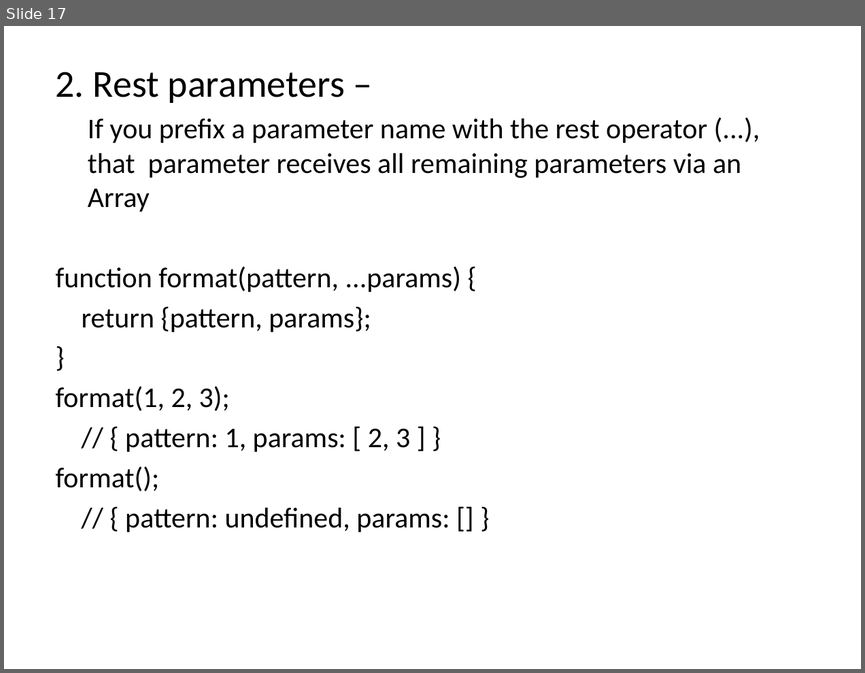
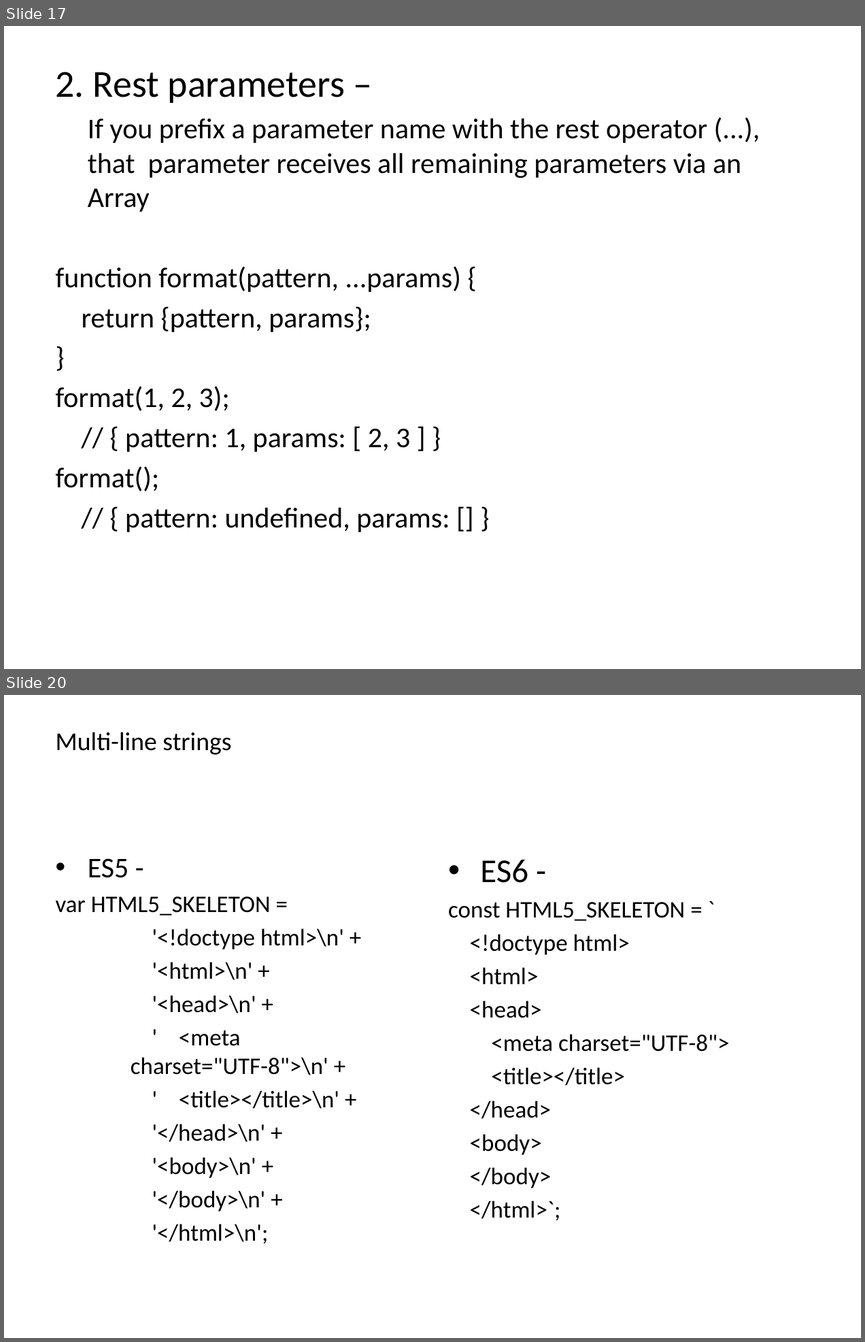
Before and after one commit to jaybidwai02/jsFrameworks, a slide deck: es6/ES6.pptx. Shown one above the other, each under a label of ours: slide 17 before the commit, slides 17 and 20 after it; the slides between them are not shown. The pictures are 865x673 and 865x1342 pixels, drawn with LibreOffice and Linux fonts; fonts in the diff are those of the drawing. Boxes give left, top, right and bottom in pixels: in the first picture for what was removed or moved away, otherwise in the second. Text is boxed around its words. In the diff, an @@ line names an element or a change of style, - is before the commit and + after.

```diff
--- a/es6/ES6.pptx
+++ b/es6/ES6.pptx
@@ slide 20 added at (x1=4, y1=695, x2=861, y2=1338), background #FFFFFF @@
@@ title added at (x1=56, y1=732, x2=231, y2=755), 21.6 pt, text #000000 @@
+Multi-line strings
@@ text added at (x1=56, y1=858, x2=344, y2=1244), 20 pt, text #000000 @@
+• ES5 -
+var HTML5_SKELETON =
+    '<!doctype html>\n' +
+    '<html>\n' +
+    '<head>\n' +
+    ' <meta charset="UTF-8">\n' +
+    ' <title></title>\n' +
+    '</head>\n' +
+    '<body>\n' +
+    '</body>\n' +
+    '</html>\n';
@@ text added at (x1=448, y1=860, x2=729, y2=1221), 20 pt, text #000000 @@
+• ES6 -
+const HTML5_SKELETON = `
+<!doctype html>
+<html>
+<head>
+<meta charset="UTF-8">
+<title></title>
+</head>
+<body>
+</body>
+</html>`;
```
Also in this commit, not shown: 7 other slides added.
